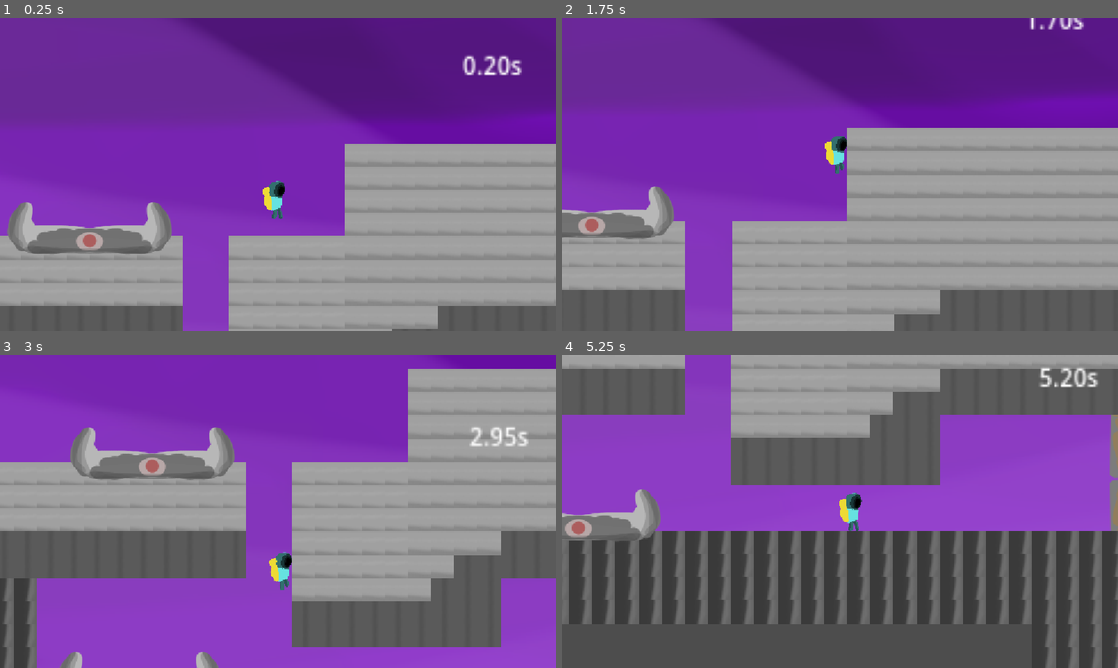
Above: before the commit, frames 1-4 (two rows, left to right).
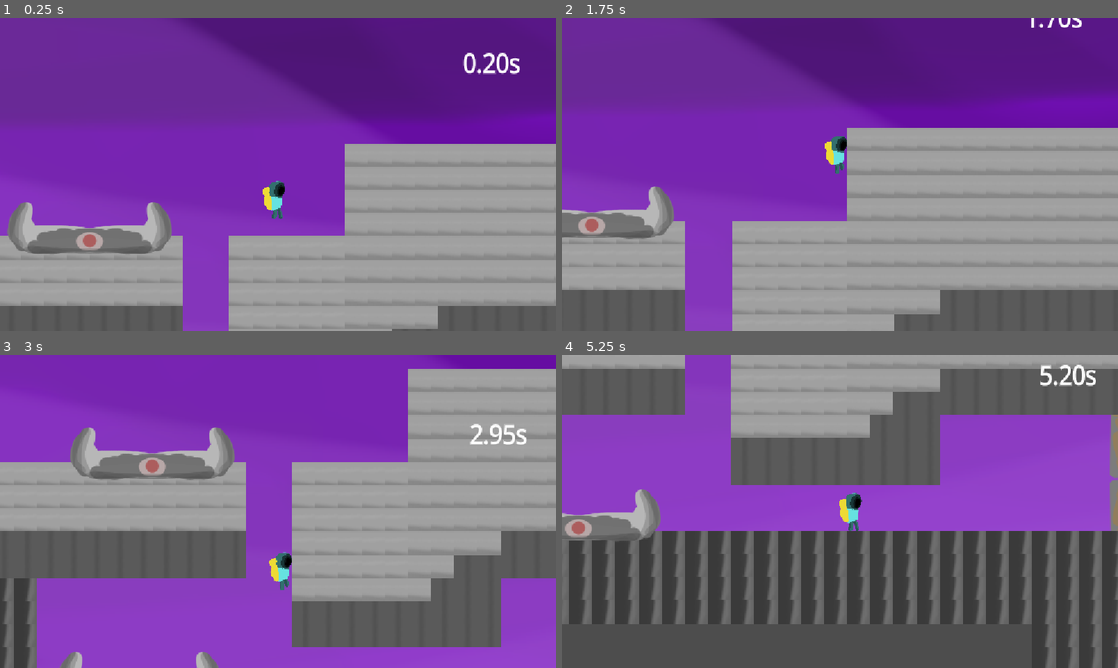
Above: after the commit, the same moments.

Repository: SteelyxEpic/Gravity-exchange
Game: Godot game, scene res://game.tscn
Two runs of this game, one before a commit and one after it. Both use one fixed random seed, a clock stepped at 60 frames per second and the inputs below.
Inputs (mouse positions are in pixels of both pictures, inside the frame that each line leads up to):
- Up to frame 1 (0.25 s): no input
- Up to frame 2 (1.75 s): tap Enter (ui_accept) at 0.5, 0.77, 1.52 s; move the mouse to (1056, 49) at 0.52 s; hold D (right) from 0.53 s (still down); tap E (interact) at 0.6 s; click (1056, 49) at 0.67 s; move the mouse to (728, 190) at 1.27 s; tap Alt at 1.35 s
- Up to frame 3 (3 s): move the mouse to (333, 442) at 2.02 s; release D (right) at 2.03 s; hold A (left) 2.03-2.78 s; tap Shift at 2.1 s; move the mouse to (250, 574) at 2.77 s; hold D (right) from 2.78 s (still down); tap E (interact) at 2.85 s; click (250, 574) at 2.92 s
- Up to frame 4 (5.25 s): tap Enter (ui_accept) at 3.02, 3.77, 4.52 s; move the mouse to (1006, 558) at 3.52 s; tap Alt at 3.6 s; move the mouse to (673, 464) at 4.27 s; release D (right) at 4.28 s; hold A (left) 4.28-5.03 s; tap Shift at 4.35 s; move the mouse to (867, 511) at 5.02 s; hold D (right) from 5.03 s (still down); tap E (interact) at 5.1 s; click (867, 511) at 5.17 s

The runs differ from the first frame. In frame 1, 0.5% of the frame differs, in the area x 83-94%, y 11-19%; in frame 2, 0.2%; in frame 3, 0.4%; in frame 4, 0.5%.

Commit message:
Add web export preset and UI tweaks
Added a Godot web export preset and generated export artifacts under exports/v1, including the HTML shell, JS, WASM, and PCK bundle. Updated project settings to enable signed-distance font rendering and adjusted the Time label layout in game.tscn for the current UI composition.

Diff:
--- a/game.tscn
+++ b/game.tscn
@@ -35,7 +35,7 @@
 
 [sub_resource type="Animation" id="Animation_mfdv2"]
 resource_name = "walk"
-length = 0.39999999999999997
+length = 0.4
 loop_mode = 1
 tracks/0/type = "value"
 tracks/0/imported = false
@@ -459,10 +459,18 @@
 
 [node name="Time" type="RichTextLabel" parent="main" unique_id=1283463683]
 z_index = 100
+anchors_preset = 8
+anchor_left = 0.5
+anchor_top = 0.5
+anchor_right = 0.5
+anchor_bottom = 0.5
 offset_left = 105.0
-offset_top = -97.737564
+offset_top = -97.73756
 offset_right = 192.0
-offset_bottom = -70.58824
+offset_bottom = -70.588234
+grow_horizontal = 2
+grow_vertical = 2
+pivot_offset = Vector2(45, 14.479645)
 text = "Time"
 horizontal_alignment = 1
 vertical_alignment = 1
--- a/project.godot
+++ b/project.godot
@@ -28,6 +28,10 @@
 
 enabled=PackedStringArray("res://addons/godot_super-wakatime/plugin.cfg")
 
+[gui]
+
+theme/default_font_multichannel_signed_distance_field=true
+
 [input]
 
 interact={
Not shown, added: export_presets.cfg
Not shown, added: exports/v1/index.apple-touch-icon.png.import
Not shown, added: exports/v1/index.icon.png.import
Not shown, added: exports/v1/index.png.import
Binary file added: yes.png
Not shown, added: yes.png.import
Not shown, added: exports/v1.zip
Not shown, added: exports/v1/index.apple-touch-icon.png
Not shown, added: exports/v1/index.audio.position.worklet.js
Not shown, added: exports/v1/index.audio.worklet.js
Not shown, added: exports/v1/index.html
Not shown, added: exports/v1/index.icon.png
(and 5 more such lines)
